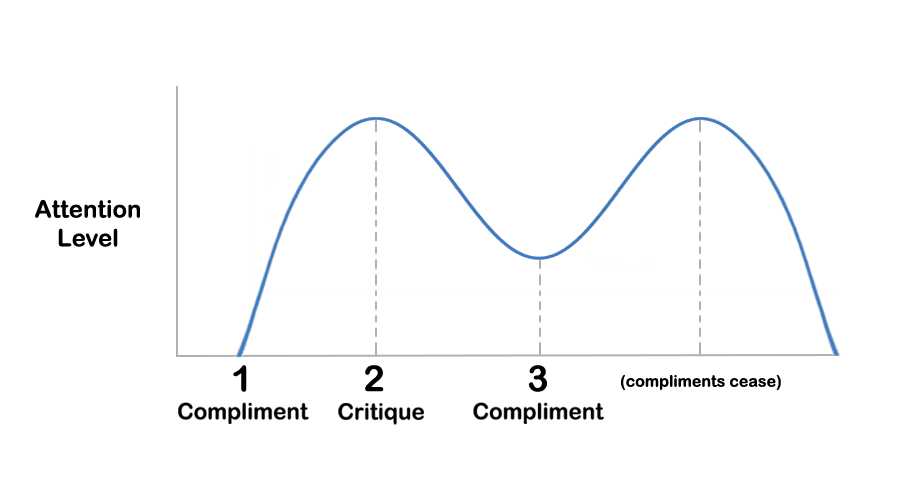
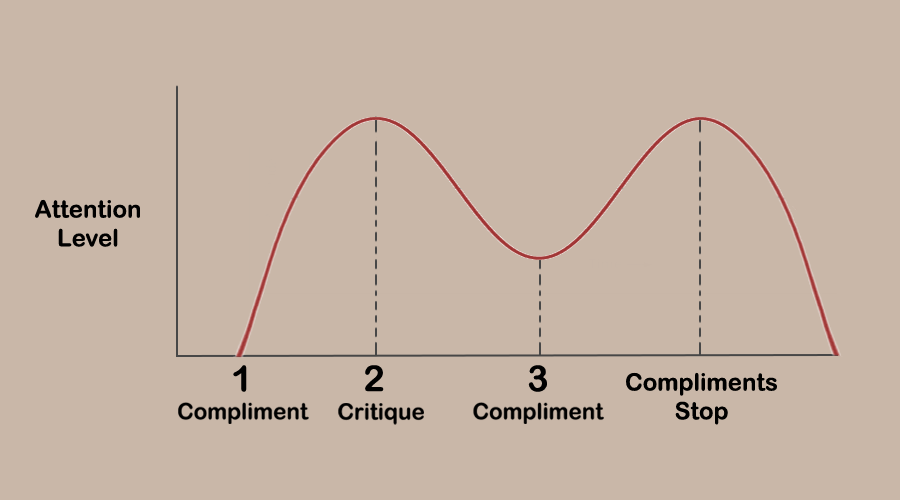
Layers edited between the first and the second 900px x 500px image:
added layer "Compliments Stop" in group "Text" over box(626, 372, 777, 425)
hid "(compliments cease)" over box(621, 374, 781, 391)
painted on "sine" over box(233, 116, 843, 359)
painted on "dotted short" over box(539, 258, 541, 356)
painted on "dotted 3 (tall)" over box(699, 117, 701, 356)
painted on "dotted 1" over box(375, 116, 377, 356)
painted on "left axis" over box(176, 85, 178, 357)
painted on "botom line" over box(178, 354, 838, 357)
painted on "BKGD" over box(0, 0, 900, 500)
